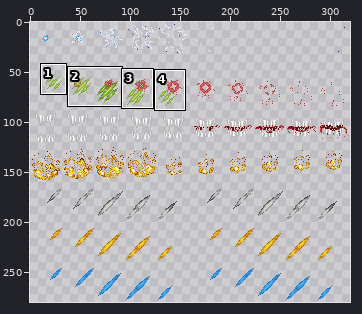
Sprite sheet: Resources/AwesomeGuns/Weapons/SPRITES/Hits.gif. Above, an overview of the earlier version with the close-up marked.
Close-up. Earlier state:
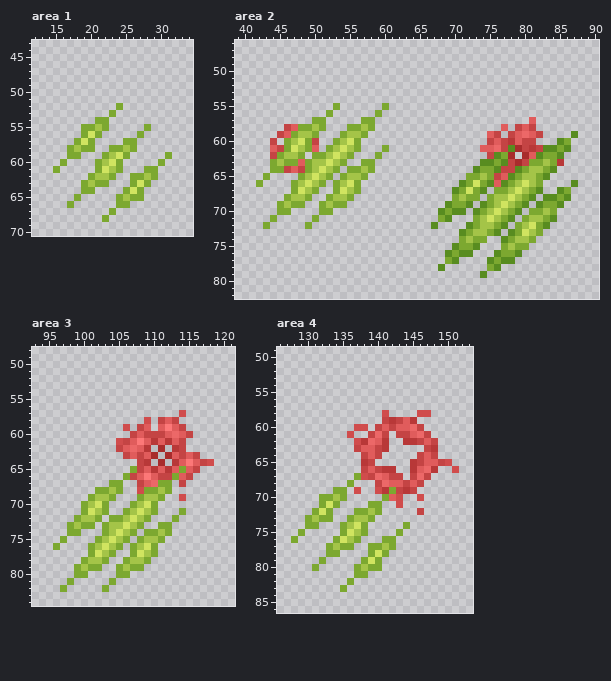
The file is 320x280 pixels. Colours within 5 levels of each other are drawn and written as one. Shown: area 1: x 12..34, y 43..70; area 2: x 39..90, y 46..82; area 3: x 93..121, y 48..84; area 4: x 126..153, y 49..86. The commit also changed other parts of the picture, which this record leaves out.
After:
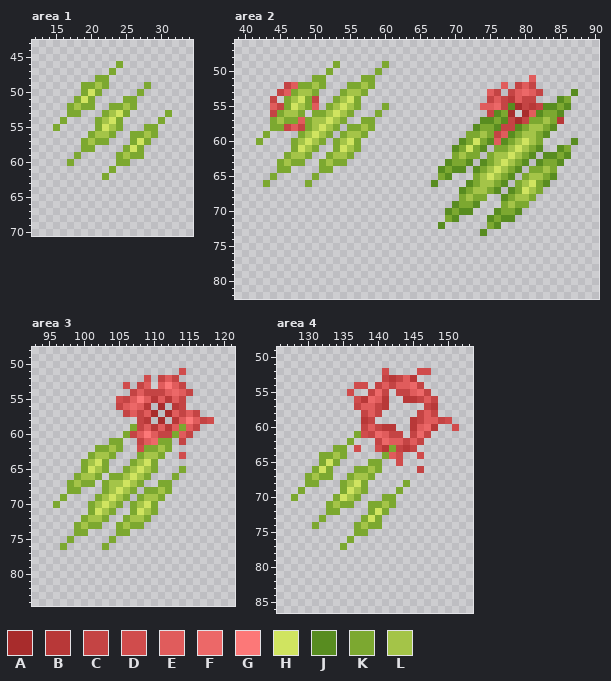
Palette (. is transparent): A #a82c2c  B #b83838  C #c44444  D #d04c4c  E #e05c5c  F #ec6868  G #fc7878  H #d0e460  J #588c20  K #7ca830  L #a4c448
The edit:
Changed rows in their new state; - is an unchanged pixel.
Area 1:
first column x 15:
46 ---------K-------
47 --------K--------
48 ------KK---------
49 ----KKLK-----K---
50 ----KHK-----K----
51 ---KHK----KK-----
52 --KLKK--K-LK-----
53 --KK---KLHK-----K
54 -K-----LHK-----K-
55 K---..KHLK----K--
56 ----.KLLK--K-LK--
57 ---.KLKK--.-HK---
58 --..----..KHK----
59 --.----..KLKK---.
60 -.K---...-K----.-
61 .-----..K.---..--
62 -----..K.--....--
63 ----....---...---
64 ----..----...----
65 ---.-----....----
66 --.------..------
67 --------.--------
68 -------.---------
Area 2:
first column x 42:
49 -----------K------K---------------------------
50 ----------K------K----------------------------
51 --------KK-----KK----------------------E------
52 ----CEKKLK---KKLK------------------E-CEC------
53 ---CEKLLK---KLLK-----------------EC-CEFEC----J
54 --C-KLHKC--KLHK------------------CECBECC---JK-
55 --ECKHLKE-KLHLK-----------------EEFCJACBCJJKJ-
56 --CKLLK-KKLHLK-------------------CJKA-AEJKKJ--
57 --KLKKEKLLHLK-------------------JJKJCACKKLKB--
58 --KK--C--HLK-------------------JKKJCCJKLLKJ---
59 -K-...K-HLK-------------------KKLK-EJKLLKJ---.
60 K-.-.KLHLK-------------------JKHKJ-JKLHLK--..J
61 --...KHLK-.K------.---------JKHKJ.KKLHLKJ..JK-
62 --..K-LK..KL-----.----------KLKK-KLLHLKJ.JJKJ-
63 --.KL-K..KLK---..----------JKKJ--KLHLKJ.JK-J--
64 --.-K....KK.-....---------JKJJ---LHLK-.KKLK---
65 -.K---..K..-....----------KJ--.--HLK-.K-LKJ---
66 .K---..K..-....----------J---.JKLLK-.KLH-J---.
67 -----....--....-------------.JKLLKJ.JKHLK--..-
68 ----....--....--------------.KL-K..JK-LK-....-
69 ---....--....--------------.J-KJ...K--K-....--
70 ---..----..---------------.JK-J...JK---....---
71 --.-----.-----------------.KJ--..JKJ--.....---
72 -.-----.-----------------.J---...KJ.-.....----
73 -----------------------------...J..-.....-----
74 -----------------------------....--.....------
75 ----------------------------....---....-------
76 ---------------------------....---....--------
77 ---------------------------..----....---------
78 --------------------------.------..-----------
79 --------------------------------.-------------
Area 3:
first column x 96:
51 ------------------D----
52 -------------D-CEC-----
53 ----------D-CE-EGEC----
54 -----------CECCCEFEC---
55 ---------DCEGEBEBEC----
56 ---------CEFEB-A-BC----
57 ----------CECEA-AECEC--
58 ------------CB-A.BEGECD
59 ----------.K--B-B-KEC--
60 ----------K--GE-CK-----
61 --------KK..C-FKK.-----
62 ------KKLK..DKKLK..----
63 -----KLLK-..KLLK..D..--
64 ----KLHK---KLHK.-......
65 ----KHLK--KLHLK...-..--
66 ---KLLK-KKLHLK...-..---
67 --KLKK-KLLHLK..---.----
68 --KK--.--HLK.----------
69 -K---.K-HLK-------.----
70 K---.KLHLK-------------
71 ----.KHLK-.K------.----
72 ---.K-LK..KL-----.-----
73 --.KL-K..KLK---..------
74 --.-K--..KK.-....------
75 -.K---..K..-....-------
76 .K---..K..-....--------
77 -----....--....--------
78 ----....--....---------
79 ---....--....----------
80 ---..----..------------
81 --.-----.--------------
82 -.-----.---------------
Area 4:
first column x 128:
52 -------------D----DD----
53 -------------CBCEB------
54 ---------DD-CECEEFC-----
55 --------D--CFC-CCEFC----
56 ---------DBFEB--BBCEC---
57 ---------CEECB-----CB---
58 ----------CEC.----CEC---
59 ----------BC-....-CEECD-
60 ---------.CE-BB..BEFB--D
61 --------.KD--EC-.C------
62 --------K...CFEECE-..---
63 ------KK-D..D-KCBC-..---
64 ----KKLK--...KED--D..---
65 ----KHK---.KK--D-......-
66 ---KHK---KKLK..--.C..--.
67 --KLKK--KLLK....-...----
68 --KK---KLHK-....K..-----
69 -K----.-HLK-...K..------
70 K---..KHLK----K.--.-----
71 ----.KLKK----LK.--------
72 ---..-K--..KHK----.-----
73 --..-.--..KHK-----------
74 --.----..KLKK---.-------
75 -.-----..K-----.--------
76 .-----..K.---..---------
77 -----..-.--....---------
78 -----..----...----------
79 ----.-----...-----------
80 ---.-----....-----------
81 ---------..-------------
82 --------.---------------
83 -------.----------------
Where, in picture pixels (left, top, right, bottom), the same in both close-ups:
changed: (53, 61, 172, 222)
changed: (256, 61, 389, 229)
changed: (431, 75, 578, 278)
changed: (53, 368, 214, 592)
changed: (291, 368, 459, 592)
